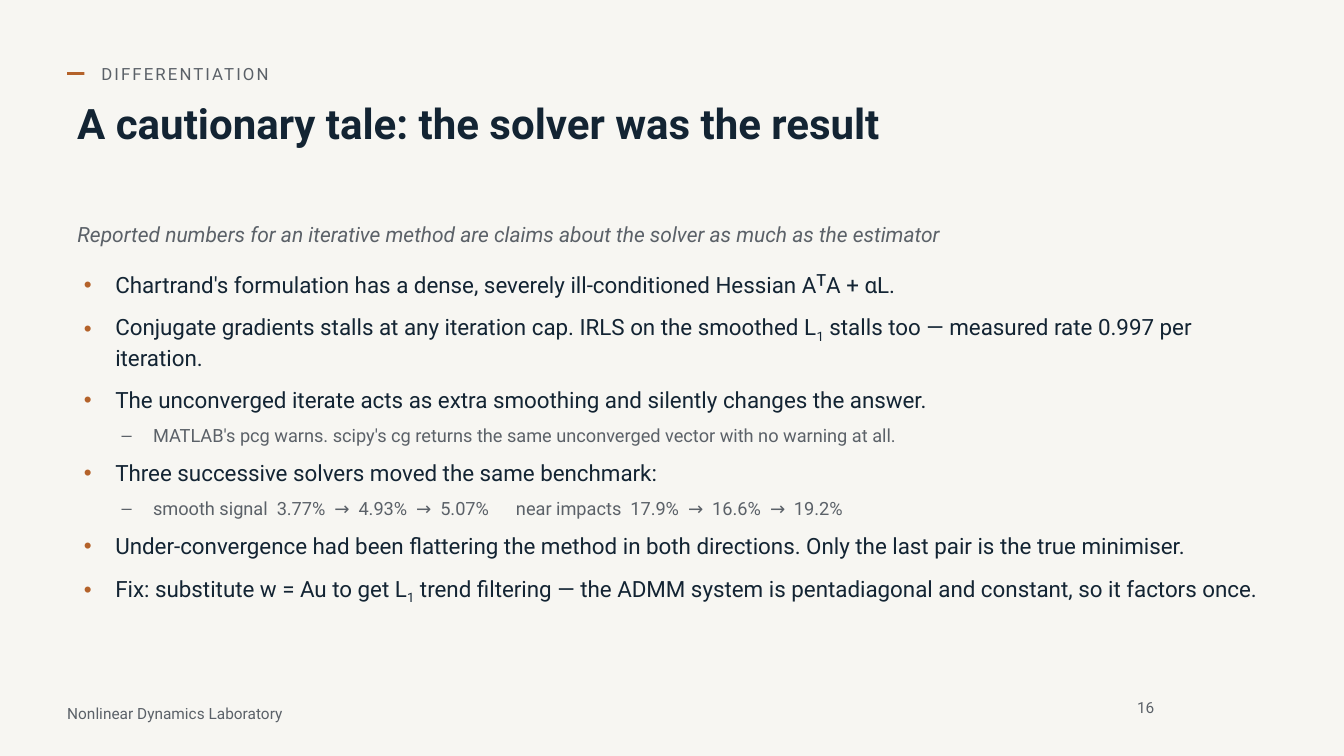
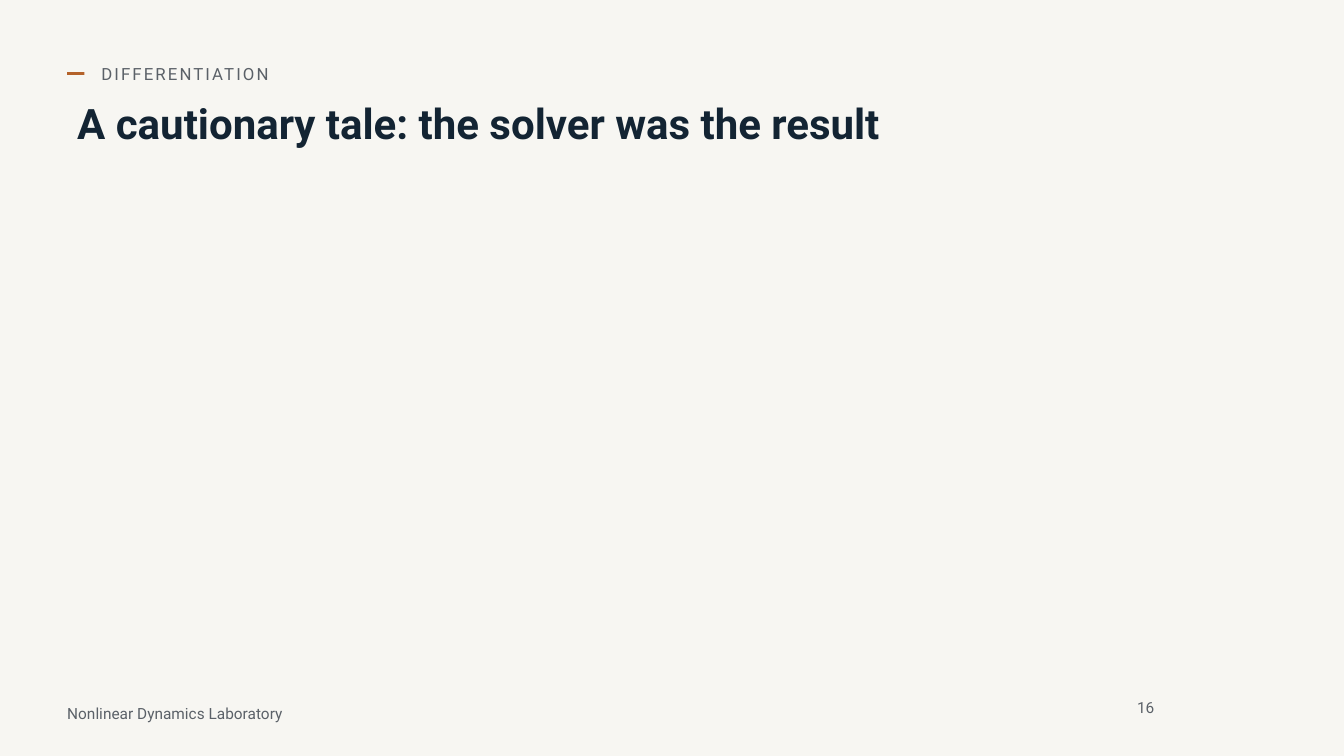
Before and after one commit to nld-uri/kinematics-toolbox, a slide deck: slide 16 of talk/differentiation_integration_talk.pptx. Drawn at 1344x756 pixels with LibreOffice and Linux fonts; fonts in the diff are those of the drawing; grey boxes stand for pictures; background and template pictures are left out. Boxes give left, top, right and bottom in pixels: in the first picture for what was removed or moved away, otherwise in the second. Text is boxed around its words. In the diff, an @@ line names an element or a change of style, - is before the commit and + after.

```diff
--- a/talk/differentiation_integration_talk.pptx
+++ b/talk/differentiation_integration_talk.pptx
@@ text removed at bbox=[77, 226, 1257, 602] @@
-Reported numbers for an iterative method are claims about the solver as much as the estimator
-• Chartrand's formulation has a dense, severely ill-conditioned Hessian AᵀA + αL.
-• Conjugate gradients stalls at any iteration cap. IRLS on the smoothed L1 stalls too — measured rate 0.997 per iteration.
-• The unconverged iterate acts as extra smoothing and silently changes the answer.
-– MATLAB's pcg warns. scipy's cg returns the same unconverged vector with no warning at all.
-• Three successive solvers moved the same benchmark:
-– smooth signal 3.77% → 4.93% → 5.07% near impacts 17.9% → 16.6% → 19.2%
-• Under-convergence had been flattering the method in both directions. Only the last pair is the true minimiser.
-• Fix: substitute w = Au to get L1 trend filtering — the ADMM system is pentadiagonal and constant, so it factors once.
```
Also in this commit, not shown: 18 other slides changed, 1 other file.
